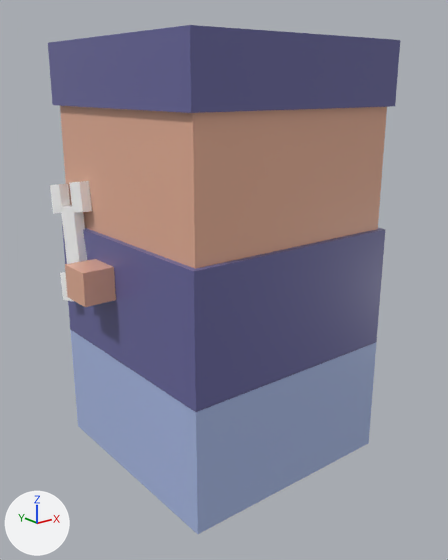
What one commit did to the glTF model app/static/models/doon/doonEngineer/doonEngineer.gltf.
The view is the same before and after, from a 50 mm lens placed at (-1.5, -1.906, 1.237), pointed at (0.016, -0.01, 0.479). The axes (+X, +Y, +Z) are drawn at lower left. The lights are the same throughout. The first picture is the older version. Where no turn or scale is listed for an object, it has been applied to the vertices.

Before the edit, the objects in view are built like this:
```python
me_cube_028 = bpy.data.meshes.new('Cube.028')
me_cube_028.from_pydata(...)  # a box spanning x -0.458..0.458, y -0.458..0.458, z -0.236..0.236
me_cube_028.materials.append(mat_material_027)  # blue #69679e
me_cube_029 = bpy.data.meshes.new('Cube.029')
me_cube_029.from_pydata(...)  # a box spanning x -0.458..0.458, y -0.458..0.458, z -0.236..0.236
me_cube_029.materials.append(mat_material_028)  # blue #abbce7
me_cube_031 = bpy.data.meshes.new('Cube.031')
me_cube_031.from_pydata(...)  # a box spanning x -0.458..0.458, y -0.458..0.458, z -0.113..0.113
me_cube_031.materials.append(mat_material_027)  # blue #69679e
me_cube_035 = bpy.data.meshes.new('Cube.035')
me_cube_035.from_pydata(...)  # a box spanning x -0.0631..0.0631, y -0.0722..0.0722, z -0.0634..0.0634
me_cube_035.materials.append(mat_material_033)  # beige #e7b097
ob_cube = bpy.data.objects.new('Cube', me_cube_028)
ob_cube.location = (0.0, 0.0, 0.471)
ob_cube_001 = bpy.data.objects.new('Cube.001', me_cube_029)
ob_cube_001.location = (0.0, 0.0, 0.0)
ob_cube_003 = bpy.data.objects.new('Cube.003', me_cube_031)
ob_cube_003.location = (0.0, 0.0, 1.278)
ob_cube_007 = bpy.data.objects.new('Cube.007', me_cube_035)
ob_cube_007.location = (-0.518, 0.108, 0.546)
# also in view: 'Cube.005' at (-0.462, 0.26, 0.836); 'Cube.004' at (-0.474, 0.308, 0.653); 'Cube.002' at (0.0, 0.0, 0.94)
```
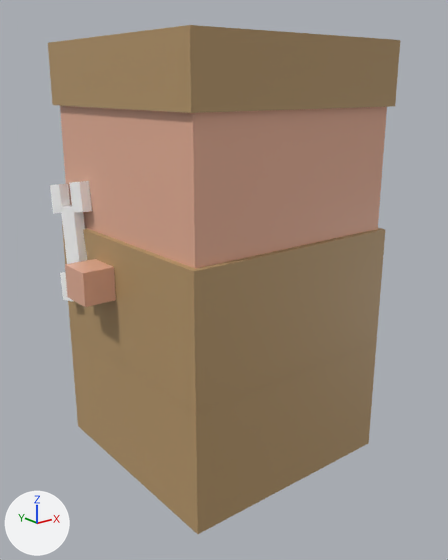
Pixel boxes [x1, y1, x2, y2] of what changed, in the pictures (448 x 560 px):
'Cube', recoloured (blue to brown)
    both: [62, 226, 385, 412]
'Cube.001', recoloured (blue to brown)
    both: [70, 329, 377, 534]
'Cube.003', recoloured (blue to brown)
    both: [48, 25, 400, 113]

Edits to the bpy script that builds the scene:
```text
Add mat_material_001:
    mat_material_001 = principled_material('Material.001')
    mat_material_001.base_color = (0.47, 0.309, 0.145)  # brown #b6976a
Change me_cube_028:
    where me_cube_028.from_pydata(...)  # 8 vertices, 12 faces; spans x -0.458..0.458, y -0.458..0.458, z -0.236..0.236
    remove me_cube_028.materials.append(mat_material_027)  # blue #69679e
    add me_cube_028.materials.append(mat_material_001)  # brown #b6976a
Change me_cube_029:
    where me_cube_029.from_pydata(...)  # 8 vertices, 12 faces; spans x -0.458..0.458, y -0.458..0.458, z -0.236..0.236
    remove me_cube_029.materials.append(mat_material_028)  # blue #abbce7
    add me_cube_029.materials.append(mat_material_001)  # brown #b6976a
Change me_cube_031:
    where me_cube_031.from_pydata(...)  # 8 vertices, 12 faces; spans x -0.458..0.458, y -0.458..0.458, z -0.113..0.113
    remove me_cube_031.materials.append(mat_material_027)  # blue #69679e
    add me_cube_031.materials.append(mat_material_001)  # brown #b6976a
```
